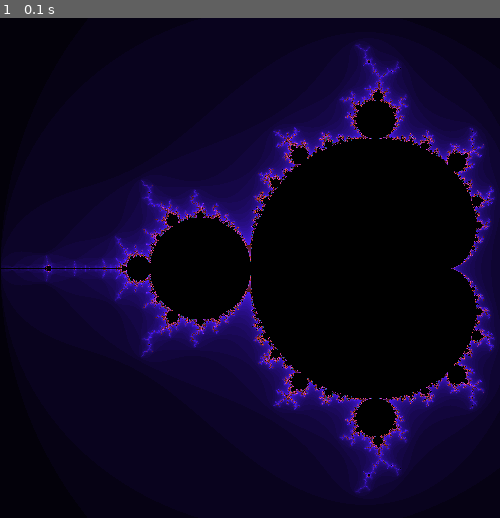
Above: before the commit, frame 1.
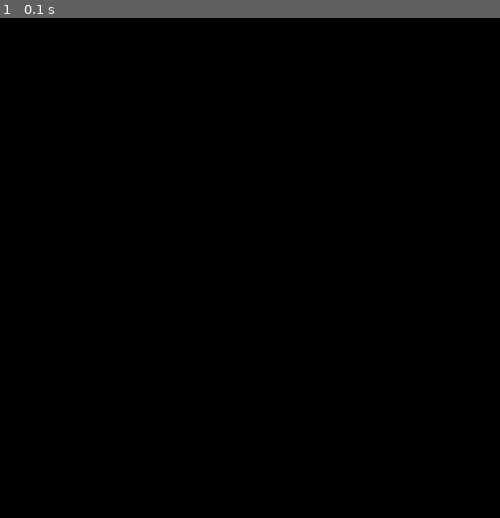
Above: after the commit, the same moment.

Repository: Djessbourg/Music-and-Fractals
Game: pygame game, started from simulator/mandelbrot.py
Same seed, same stepped clock (60 frames per second), same inputs: the game is played once before the commit and once after it.
Inputs:
- Up to frame 1 (0.1 s): no input

The runs differ from the first frame. In frame 1, 63% of the frame differs, in the area x 0-100%, y 0-100%.

Commit message:
essaies sur l'affichage des fractales sur pygame (avec des notations complexes) - résoudre le beug d'affichage

Diff:
--- /dev/null
+++ b/pylab/fract_observer.py
@@ -0,0 +1,53 @@
+import pygame as pg
+
+def f (x,c):
+    return (x**2 + c)
+
+MAX_ITERATION = 100
+XMIN, XMAX, YMIN, YMAX = -2, +0.5, -1.25, +1.25
+L,H = 500,500
+pg.init()
+screen = pg.display.set_mode((L,H))
+
+def Mandelbrot(x,y,nbIteration,ModuleMax):
+    """Indique si un nombre complexe fait partie de l'ensemble de Mandelbrot ou non
+    En entrée : x et y, deux coordonées, nbIteration, le nombre de répétitions de la formule et ModuleMax, le module à ne pas dépasser
+    En sortie : un entier, indiquant si le complexe appartient à l'ensemble ou non """
+    nombre = x+(y*1j)
+    i = 1
+    z = nombre
+    c = nombre
+    appartient = True
+    while i <= nbIteration and appartient==True :
+
+        if abs(z)>ModuleMax :
+            appartient = False
+        z = (z*z)+c
+        i += 1
+
+    return int(appartient)
+
+for y in range (0,H):
+    for x in range(0,L):
+        cx = XMIN + (x/H) * (XMAX - XMIN)
+        cy = -1*(YMIN +(y/L) * (YMAX - YMIN))
+        C = cx +(cy*1j)
+        X = x+(y*1j)
+        Xn = 0 + 0*1j
+        n = 0
+        while abs(Xn)**2 < 4 and n < MAX_ITERATION :
+            Xn = f(Xn ,C)
+            n = n + 1
+    if n == MAX_ITERATION:
+        screen.set_at((x, y), (0, 0, 0))
+    else :
+        screen.set_at((x, y), ((3 * n) % 256, (1 * n) % 256, (10 * n) % 256))
+pg.display.flip()
+print("okokok")
+loop = True
+while loop:
+  for event in pg.event.get():
+    if event.type == pg.QUIT: # Pour quitter l'application en fermant la fenêtre
+      loop = False
+
+pg.quit()
--- /dev/null
+++ b/pylab/pygame_screen.py
@@ -0,0 +1,22 @@
+import pygame as pg
+import random as rd
+
+h,l = 500 , 500
+pg.init()
+screen = pg.display.set_mode((h,l))
+
+for i in range (h):
+    for j in range (l):
+        r= i % 256
+        g= j % 256
+        b= (i**j) % 256
+        screen.set_at((i,j),(r,g,b))
+pg.display.flip()
+
+loop = True
+while loop:
+  for event in pg.event.get():
+    if event.type == pg.QUIT: # Pour quitter l'application en fermant la fenêtre
+      loop = False
+
+pg.quit()
--- a/simulator/mandelbrot.py
+++ b/simulator/mandelbrot.py
@@ -32,7 +32,7 @@
       screen.set_at((x, y), (0, 0, 0)) # On colore le pixel en noir -> code RGB : (0,0,0)
     else:
       screen.set_at((x, y), ((3 * n) % 256, (1 * n) % 256, (10 * n) % 256)) # On colore le pixel en blanc -> code RGB : (255,255,255)
-pygame.display.flip() # Mise à jour et rafraîchissement de la fenêtre graphique pour affichage
+    pygame.display.flip() # Mise à jour et rafraîchissement de la fenêtre graphique pour affichage
 # Boucle infinie permettant d'afficher à l'écran la fenêtre graphique
 # Sans ça, la fenêtre apparaît et disparaît aussitôt
 loop = True
